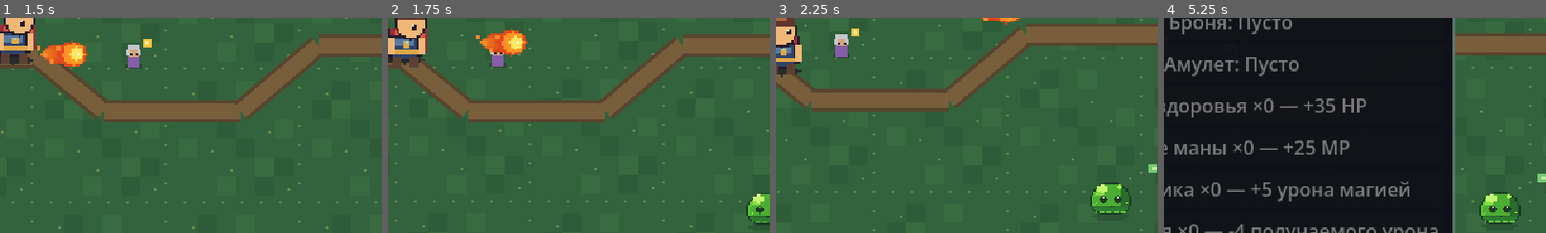
Above: before the commit, frames 1-4 (left to right).
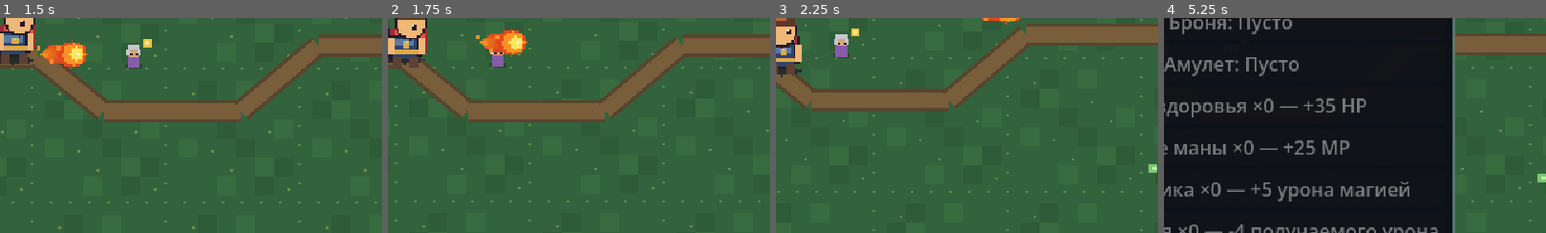
Above: after the commit, the same moments.

Repository: DoctorStrangeSH/Skyward-Tales
Game: Godot game, scene res://scenes/title_menu.tscn
The game is run twice, just before and just after one commit, with the same random seed, the same clock (stepped at 60 frames per second) and the same inputs.
Inputs (mouse positions are % of the whole screen's width and height, from its top left):
- Up to frame 1 (1.5 s): click "Новая игра" at 0.5 s; tap Enter at 1.25 s; move the mouse to (72, 45) at 1.27 s; press the mouse at (72, 45) at 1.28 s; hold D (move_right) from 1.28 s (still down)
- Up to frame 2 (1.75 s): keep holding D (move_right)
- Up to frame 3 (2.25 s): move the mouse to (30, 55) at 2.02 s; release D (move_right) at 2.03 s; release the mouse at (30, 55) at 2.03 s; hold S (move_down) from 2.03 s (still down); tap E (interact) at 2.1 s
- Up to frame 4 (5.25 s): move the mouse to (60, 28) at 2.77 s; release S (move_down) at 2.78 s; hold D (move_right) 2.78-3.53 s; tap one key every 0.75 s from 2.85 s: I Q R 1; move the mouse to (45, 70) at 3.52 s; hold W (move_up) 3.53-4.28 s; click (45, 70) at 3.67 s; move the mouse to (80, 65) at 4.27 s; hold A (move_left) from 4.28 s (still down); move the mouse to (20, 35) at 5.02 s
The pictures show only the part of the screen within x 50-100%, y 40-90%; the shares and areas given below are measured in that part.

Frame 1 is identical in both runs. In frame 2, 0.7% of the frame differs, in the area x 93-100%, y 81-97%; in frame 3, 1.1%; in frame 4, 1.2%, in the area x 82-94%, y 80-96%.
Error after the commit: Parse Error: Identifier "base_visual_tint" not declared in the current scope. (res://scripts/enemy.gd:35)

Commit message:
feat: add telegraphed pounce attack for forest wolves

Diff:
--- a/scripts/enemy.gd
+++ b/scripts/enemy.gd
@@ -32,6 +32,7 @@
 	visual.configure(SLIME_SHEET, 4, 8, 1.5, 5.5)
 	visual.offset = Vector2(0.0, -14.0)
 	visual.set_direction_vector(Vector2.DOWN)
+	visual.modulate = base_visual_tint
 	add_child(visual)
 
 enum BrainState { IDLE, CHASE, RETURN, RETREAT }
--- a/scripts/main.gd
+++ b/scripts/main.gd
@@ -278,7 +278,7 @@
 	defeated_enemies += 1
 	var drops: Array[String] = ["apprentice_staff", "leather_armor", "mana_amulet"]
 	_spawn_loot(death_position, drops[(defeated_enemies - 1) % 3] if defeated_enemies <= 3 else ("health_potion" if defeated_enemies % 2 == 1 else "mana_potion"))
-	hud.show_message("Слизень побеждён! +%d опыта" % xp_reward, 1.5)
+	hud.show_message("Противник побеждён! +%d опыта" % xp_reward, 1.5)
 
 func _spawn_loot(drop_position: Vector2, item_id: String) -> void:
 	var loot := LOOT_SCRIPT.new() as WorldLoot
--- /dev/null
+++ b/tests/wolf_pounce.gd
@@ -0,0 +1,51 @@
+extends SceneTree
+
+class DummyTarget extends CharacterBody2D:
+	var health: int = 100
+	func take_damage(amount: int) -> void:
+		health = maxi(0, health - amount)
+
+func _initialize() -> void:
+	call_deferred("_run")
+
+func _check(ok: bool, message: String) -> bool:
+	if not ok:
+		push_error("WOLF POUNCE TEST FAILED: " + message)
+		quit(1)
+		return false
+	return true
+
+func _run() -> void:
+	var target := DummyTarget.new()
+	target.add_to_group("player")
+	target.position = Vector2(160, 120)
+	target.set_physics_process(true)
+	root.add_child(target)
+
+	var wolf_script: Script = load("res://scripts/forest_wolf.gd")
+	var wolf: ForestWolf = wolf_script.new() as ForestWolf
+	wolf.position = Vector2(100, 120)
+	root.add_child(wolf)
+	await physics_frame
+
+	if not _check(wolf.brain_state == SlimeEnemy.BrainState.CHASE, "wolf should detect the target"):
+		return
+	if not _check(wolf.attack_state == SlimeEnemy.AttackState.WINDUP, "wolf should telegraph its pounce before moving"):
+		return
+	if not _check(target.health == 100, "windup must not deal damage"):
+		return
+
+	for _frame in range(45):
+		await physics_frame
+	if not _check(target.health == 88, "one completed pounce should deal exactly 12 damage"):
+		return
+	if not _check(wolf.attack_state == SlimeEnemy.AttackState.NONE, "pounce should finish and return to normal movement"):
+		return
+
+	for _frame in range(15):
+		await physics_frame
+	if not _check(target.health == 88, "wolf must not hit repeatedly during its cooldown"):
+		return
+
+	print("WOLF POUNCE TEST OK: detection, telegraph, lunge hit, single damage and cooldown")
+	quit(0)
Not shown, changed: docs/AI_HANDOFF.md
Not shown, changed: docs/ROADMAP.md
